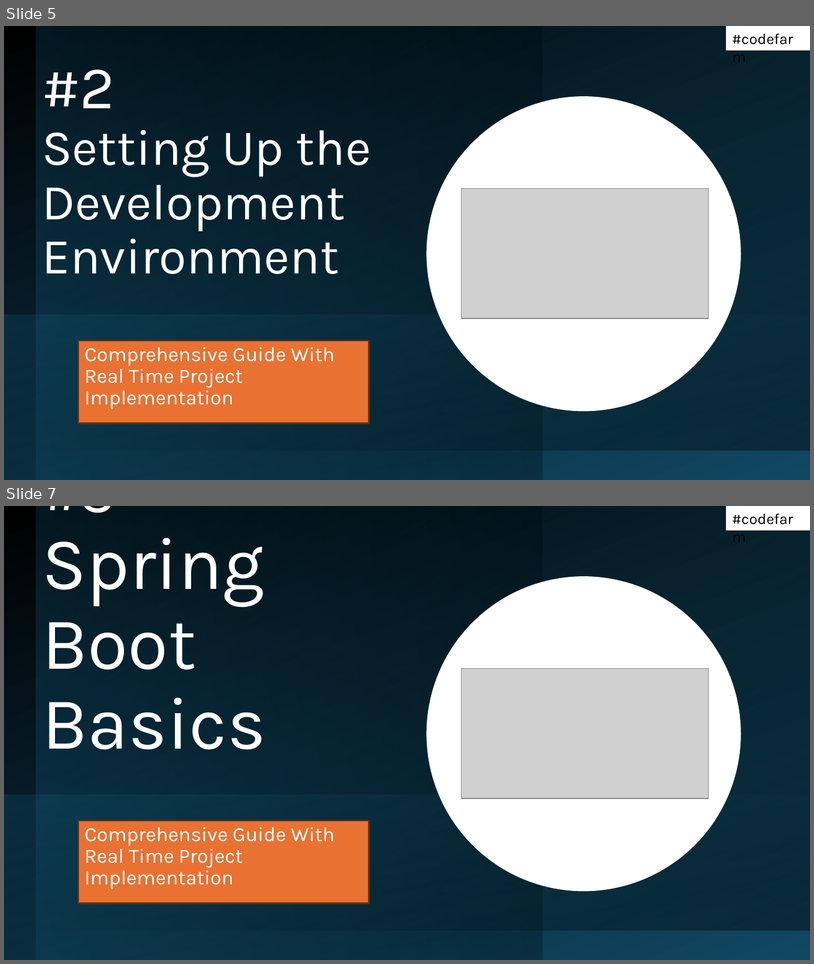
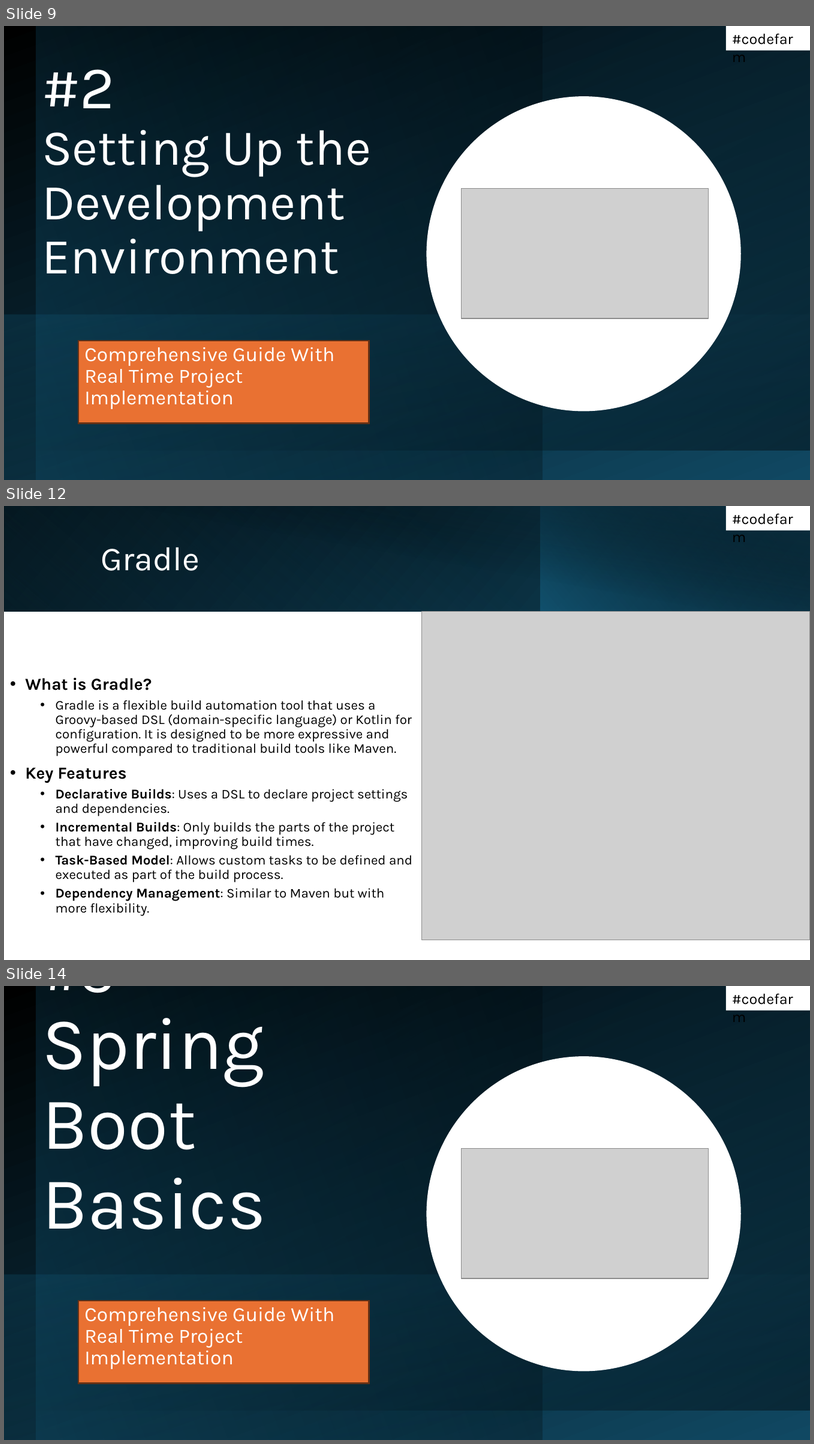
Before and after one commit to codefarm0/spring-boot-beginners, a slide deck: Spring boot Beginners.pptx. Shown one above the other, each under a label of ours: slides 5 and 7 before the commit, slides 9, 12 and 14 after it; the slides between them are not shown. The pictures are 814x964 and 814x1444 pixels, drawn with LibreOffice and Linux fonts; fonts in the diff are those of the drawing; grey boxes stand for pictures. Boxes give left, top, right and bottom in pixels: in the first picture for what was removed or moved away, otherwise in the second. Text is boxed around its words. In the diff, an @@ line names an element or a change of style, - is before the commit and + after.

```diff
--- a/Spring boot Beginners.pptx
+++ b/Spring boot Beginners.pptx
@@ slide 12 added at [4,506,810,960], background #FFFFFF @@
@@ rectangle added at [4,506,810,611], fill gradient #000000 to #104862 @@
@@ rectangle added at [4,506,541,611], fill gradient #156082 to #0B3041 @@
@@ rectangle added at [34,506,810,612], fill gradient #000000 to #0B3041 @@
@@ rectangle added at [540,506,810,611], fill gradient #156082 to #000000 @@
@@ rectangle added at [726,506,810,530], fill #FFFFFF, 18 pt, text #000000 @@
+#codefarm
@@ title added at [101,547,200,571], 40 pt, text #FFFFFF @@
+Gradle
@@ picture added at [422,611,810,940] @@
@@ text added at [25,678,413,916], 16 pt, text #000000 @@
+• What is Gradle?
+  • Gradle is a flexible build automation tool that uses a Groovy-based DSL (domain-specific language) or Kotlin for configuration. It is designed to be more expressive and powerful compared to traditional build tools like Maven.
+• Key Features
+  • Declarative Builds: Uses a DSL to declare project settings and dependencies.
+  • Incremental Builds: Only builds the parts of the project that have changed, improving build times.
+  • Task-Based Model: Allows custom tasks to be defined and executed as part of the build process.
+  • Dependency Management: Similar to Maven but with more flexibility.
@@ what was slide 5 is now slide 9 @@
@@ what was slide 7 is now slide 14 @@
```
Also in this commit, not shown: 4 slides changed, 6 other slides added.
